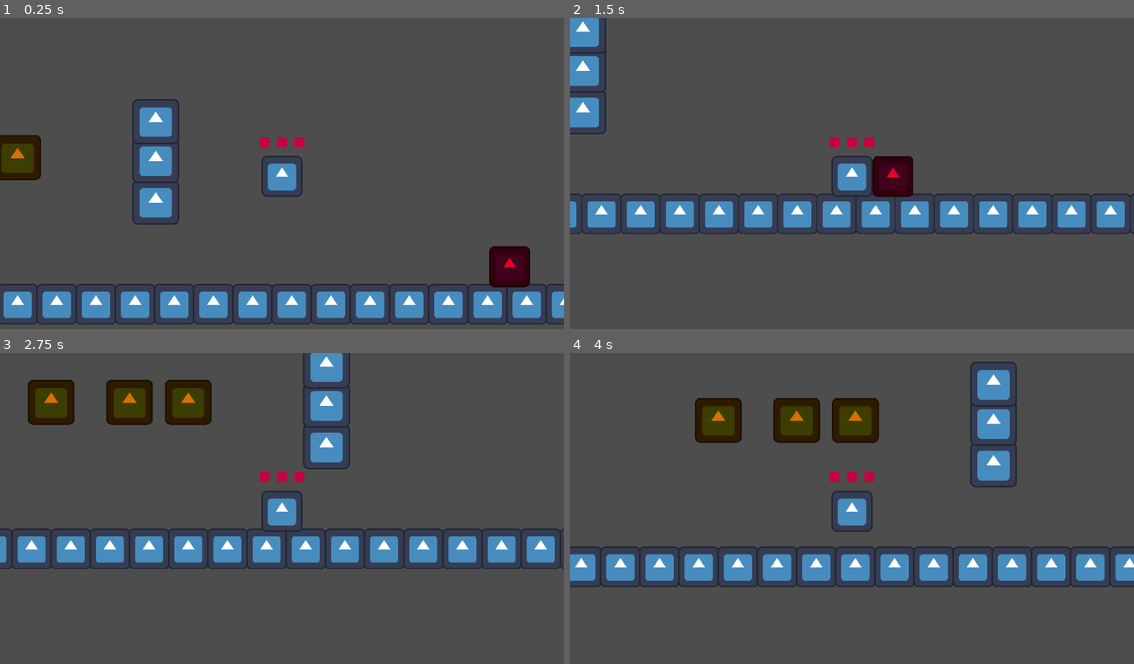
Above: before the commit, frames 1-4 (two rows, left to right).
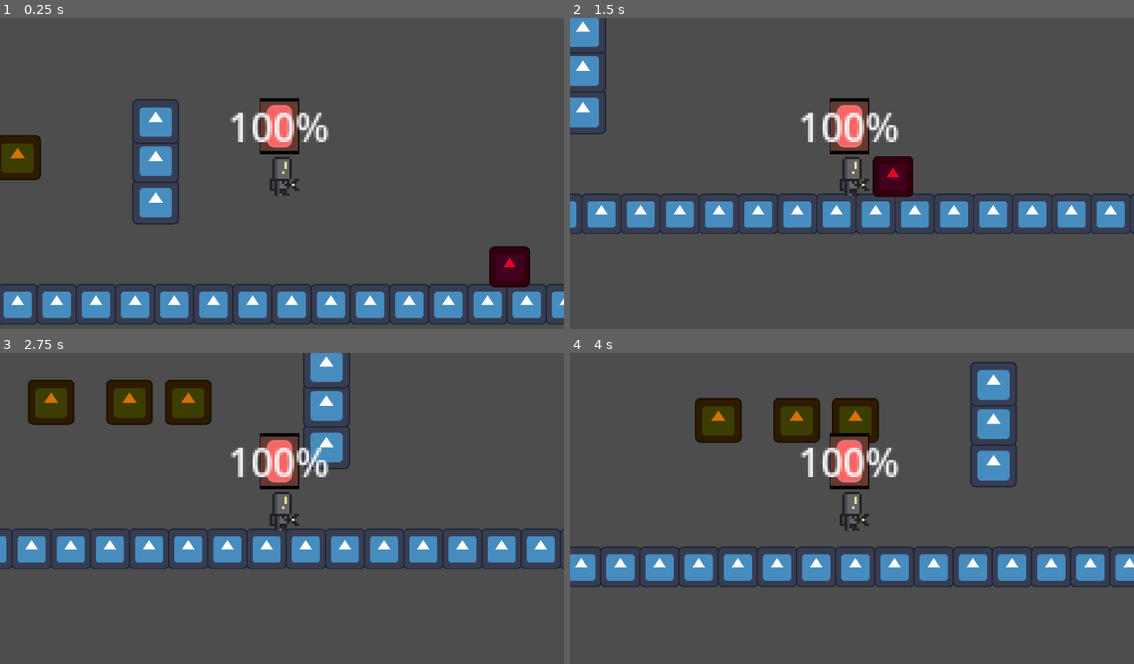
Above: after the commit, the same moments.

Repository: Dev-Karol1111/GMTK-2025
Game: Godot game, scene res://Scenes/TestScenes/test_ray.tscn
Same seed, same stepped clock (60 frames per second), same inputs: the game is played once before the commit and once after it. This scene is started directly instead of the project's main scene. The engine's default icon, where the game draws it, is replaced by a stand-in: a white triangle on a blue panel in a dark square.
Inputs (mouse positions are in pixels of both pictures, inside the frame that each line leads up to):
- Up to frame 1 (0.25 s): no input
- Up to frame 2 (1.5 s): move the mouse to (976, 161) at 0.52 s; hold D (move_right) from 0.53 s (still down); tap Shift (dash) at 0.6, 1.35 s; tap W (jump) at 0.77 s; move the mouse to (739, 192) at 1.27 s
- Up to frame 3 (2.75 s): tap W (jump) at 1.52 s; move the mouse to (338, 443) at 2.02 s; release D (move_right) at 2.03 s; hold A (move_left) from 2.03 s (still down); tap Shift (dash) at 2.1 s
- Up to frame 4 (4 s): move the mouse to (823, 573) at 2.77 s; release A (move_left) at 2.78 s; hold D (move_right) from 2.78 s (still down); tap Shift (dash) at 2.85, 3.6 s; tap W (jump) at 3.02, 3.77 s; move the mouse to (1021, 558) at 3.52 s

The runs differ from the first frame. In frame 1, 2.5% of the frame differs, in the area x 40-59%, y 25-58%; in frame 2, 2.5%; in frame 3, 2.5%; in frame 4, 2.5%.

Commit message:
tileset fixing wip

Diff:
--- a/Scenes/Entities/Characters/modular_player.tscn
+++ b/Scenes/Entities/Characters/modular_player.tscn
@@ -1,7 +1,8 @@
-[gd_scene load_steps=15 format=3 uid="uid://c8shnce8qcjg1"]
+[gd_scene load_steps=27 format=3 uid="uid://c8shnce8qcjg1"]
 
 [ext_resource type="Script" uid="uid://yiq1rsrqelkx" path="res://Scripts/Entities/Player/modular_player.gd" id="1_pasck"]
-[ext_resource type="Texture2D" uid="uid://13fn0dfbgkt5" path="res://icon.svg" id="1_um57e"]
+[ext_resource type="Texture2D" uid="uid://cw1mbu2oh2o3l" path="res://Assets/RobotCharacter1.png" id="2_fo4vm"]
+[ext_resource type="Texture2D" uid="uid://bnkb270dmo5yw" path="res://Assets/RobotCharacter1-Sheet.png" id="2_u2hr2"]
 [ext_resource type="PackedScene" uid="uid://dh0iwcla82oxe" path="res://Scenes/Components/gravity_component.tscn" id="3_pquip"]
 [ext_resource type="PackedScene" uid="uid://jeonx45uyjyx" path="res://Scenes/Components/input_component.tscn" id="4_004tn"]
 [ext_resource type="PackedScene" uid="uid://b5yt5rnkt12y" path="res://Scenes/Components/movement_component.tscn" id="5_tnlsu"]
@@ -11,6 +12,69 @@
 [ext_resource type="PackedScene" uid="uid://bn4i636inu13d" path="res://Scenes/Components/HealthComponent.tscn" id="9_db018"]
 [ext_resource type="PackedScene" uid="uid://bl1faxrpgk3n0" path="res://Scenes/Components/manipulate_component.tscn" id="10_db018"]
 [ext_resource type="Script" uid="uid://pi1011ph7atk" path="res://Scripts/Entities/Player/modular_health.gd" id="11_u2hr2"]
+[ext_resource type="Texture2D" uid="uid://daa03fcy2nq0v" path="res://Assets/healthbar_under.png" id="13_r3kud"]
+
+[sub_resource type="AtlasTexture" id="AtlasTexture_040dd"]
+atlas = ExtResource("2_fo4vm")
+region = Rect2(0, 0, 16, 16)
+
+[sub_resource type="AtlasTexture" id="AtlasTexture_fo4vm"]
+atlas = ExtResource("2_u2hr2")
+region = Rect2(0, 0, 16, 16)
+
+[sub_resource type="AtlasTexture" id="AtlasTexture_r3kud"]
+atlas = ExtResource("2_u2hr2")
+region = Rect2(16, 0, 16, 16)
+
+[sub_resource type="AtlasTexture" id="AtlasTexture_btw0w"]
+atlas = ExtResource("2_u2hr2")
+region = Rect2(32, 0, 16, 16)
+
+[sub_resource type="AtlasTexture" id="AtlasTexture_t0883"]
+atlas = ExtResource("2_u2hr2")
+region = Rect2(48, 0, 16, 16)
+
+[sub_resource type="AtlasTexture" id="AtlasTexture_702rj"]
+atlas = ExtResource("2_u2hr2")
+region = Rect2(64, 0, 16, 16)
+
+[sub_resource type="AtlasTexture" id="AtlasTexture_vlx3u"]
+atlas = ExtResource("2_u2hr2")
+region = Rect2(80, 0, 16, 16)
+
+[sub_resource type="SpriteFrames" id="SpriteFrames_040dd"]
+animations = [{
+"frames": [{
+"duration": 1.0,
+"texture": SubResource("AtlasTexture_040dd")
+}],
+"loop": true,
+"name": &"idle",
+"speed": 5.0
+}, {
+"frames": [{
+"duration": 1.0,
+"texture": SubResource("AtlasTexture_fo4vm")
+}, {
+"duration": 1.0,
+"texture": SubResource("AtlasTexture_r3kud")
+}, {
+"duration": 1.0,
+"texture": SubResource("AtlasTexture_btw0w")
+}, {
+"duration": 1.0,
+"texture": SubResource("AtlasTexture_t0883")
+}, {
+"duration": 1.0,
+"texture": SubResource("AtlasTexture_702rj")
+}, {
+"duration": 1.0,
+"texture": SubResource("AtlasTexture_vlx3u")
+}],
+"loop": true,
+"name": &"run",
+"speed": 5.0
+}]
 
 [sub_resource type="RectangleShape2D" id="RectangleShape2D_wjttw"]
 size = Vector2(16.5756, 16.6825)
@@ -20,6 +84,21 @@
 
 [sub_resource type="CircleShape2D" id="CircleShape2D_u2hr2"]
 radius = 63.6946
+
+[sub_resource type="StyleBoxTexture" id="StyleBoxTexture_btw0w"]
+texture = ExtResource("13_r3kud")
+
+[sub_resource type="StyleBoxFlat" id="StyleBoxFlat_t0883"]
+bg_color = Color(0.974708, 0.397711, 0.399204, 1)
+border_width_left = 3
+border_width_top = 3
+border_width_right = 3
+border_width_bottom = 3
+border_color = Color(0.8, 0.8, 0.8, 0)
+corner_radius_top_left = 5
+corner_radius_top_right = 5
+corner_radius_bottom_right = 5
+corner_radius_bottom_left = 5
 
 [node name="ModularPlayer" type="CharacterBody2D" node_paths=PackedStringArray("gravity_component", "input_component", "movement_component", "jump_component", "dash_component", "rigidbody_component", "manipulate_component", "health_component")]
 script = ExtResource("1_pasck")
@@ -32,9 +111,11 @@
 manipulate_component = NodePath("ManipulateComponent")
 health_component = NodePath("HealthComponent")
 
-[node name="Sprite2D" type="Sprite2D" parent="."]
-scale = Vector2(0.13, 0.13)
-texture = ExtResource("1_um57e")
+[node name="Sprite2D" type="AnimatedSprite2D" parent="."]
+position = Vector2(-4.76837e-07, -4.76837e-07)
+scale = Vector2(1, 1)
+sprite_frames = SubResource("SpriteFrames_040dd")
+animation = &"idle"
 
 [node name="CollisionShape2D" type="CollisionShape2D" parent="."]
 position = Vector2(0.000237465, 0.0233169)
@@ -76,39 +157,34 @@
 
 [node name="ManipulateComponent" parent="." instance=ExtResource("10_db018")]
 
-[node name="HBoxContainer" type="HBoxContainer" parent="." node_paths=PackedStringArray("h1", "h2", "h3")]
-anchors_preset = 7
+[node name="ProgressBar" type="ProgressBar" parent="."]
+offset_left = -9.0
+offset_top = -32.0
+offset_right = 7.0
+offset_bottom = -9.0
+size_flags_vertical = 4
+theme_override_styles/background = SubResource("StyleBoxTexture_btw0w")
+theme_override_styles/fill = SubResource("StyleBoxFlat_t0883")
+step = 1.0
+value = 100.0
+
+[node name="HBoxContainer" type="AspectRatioContainer" parent="." node_paths=PackedStringArray("h1", "h2", "h3")]
+anchors_preset = 8
 anchor_left = 0.5
-anchor_top = 1.0
+anchor_top = 0.5
 anchor_right = 0.5
-anchor_bottom = 1.0
+anchor_bottom = 0.5
 offset_left = -9.0
-offset_top = -16.0
-offset_right = 9.0
-offset_bottom = -12.0
+offset_top = -32.0
+offset_right = 7.0
+offset_bottom = -9.0
 grow_horizontal = 2
-grow_vertical = 0
-theme_override_constants/separation = 3
-alignment = 1
+grow_vertical = 2
+size_flags_horizontal = 4
 script = ExtResource("11_u2hr2")
-h1 = NodePath("h1")
-h2 = NodePath("h2")
-h3 = NodePath("h3")
-
-[node name="h1" type="ColorRect" parent="HBoxContainer"]
-layout_mode = 2
-size_flags_horizontal = 3
-color = Color(0.782728, 0, 0.246049, 1)
-
-[node name="h2" type="ColorRect" parent="HBoxContainer"]
-layout_mode = 2
-size_flags_horizontal = 3
-color = Color(0.784314, 0, 0.247059, 1)
-
-[node name="h3" type="ColorRect" parent="HBoxContainer"]
-layout_mode = 2
-size_flags_horizontal = 3
-color = Color(0.784314, 0, 0.247059, 1)
+h1 = NodePath("")
+h2 = NodePath("")
+h3 = NodePath("")
 
 [connection signal="body_entered" from="DashArea2D" to="DashComponent" method="_on_area_entered"]
 [connection signal="body_entered" from="ObjectManipulationArea2D" to="ManipulateComponent" method="_on_area_entered"]
--- a/Scenes/level.tscn
+++ b/Scenes/level.tscn
@@ -12,47 +12,151 @@
 [sub_resource type="TileSetAtlasSource" id="TileSetAtlasSource_ha31o"]
 texture = ExtResource("10_qxfql")
 0:0/0 = 0
+0:0/0/terrain_set = 0
+0:0/0/terrain = 0
 0:0/0/physics_layer_0/polygon_0/points = PackedVector2Array(-8, -8, 8, -8, 8, 8, -8, 8)
+0:0/0/terrains_peering_bit/right_side = 0
+0:0/0/terrains_peering_bit/bottom_right_corner = 0
+0:0/0/terrains_peering_bit/bottom_side = 0
 1:0/0 = 0
+1:0/0/terrain_set = 0
+1:0/0/terrain = 0
 1:0/0/physics_layer_0/polygon_0/points = PackedVector2Array(-8, -8, 8, -8, 8, 8, -8, 8)
+1:0/0/terrains_peering_bit/right_side = 0
+1:0/0/terrains_peering_bit/bottom_right_corner = 0
+1:0/0/terrains_peering_bit/bottom_side = 0
+1:0/0/terrains_peering_bit/bottom_left_corner = 0
+1:0/0/terrains_peering_bit/left_side = 0
 2:0/0 = 0
+2:0/0/terrain_set = 0
+2:0/0/terrain = 0
 2:0/0/physics_layer_0/polygon_0/points = PackedVector2Array(-8, -8, 8, -8, 8, 8, -8, 8)
+2:0/0/terrains_peering_bit/bottom_side = 0
+2:0/0/terrains_peering_bit/bottom_left_corner = 0
+2:0/0/terrains_peering_bit/left_side = 0
 0:1/0 = 0
+0:1/0/terrain_set = 0
+0:1/0/terrain = 0
 0:1/0/physics_layer_0/polygon_0/points = PackedVector2Array(-8, -8, 8, -8, 8, 8, -8, 8)
+0:1/0/terrains_peering_bit/right_side = 0
+0:1/0/terrains_peering_bit/bottom_right_corner = 0
+0:1/0/terrains_peering_bit/bottom_side = 0
+0:1/0/terrains_peering_bit/top_side = 0
+0:1/0/terrains_peering_bit/top_right_corner = 0
 1:1/0 = 0
+1:1/0/terrain_set = 0
+1:1/0/terrain = 0
 1:1/0/physics_layer_0/polygon_0/points = PackedVector2Array(-8, -8, 8, -8, 8, 8, -8, 8)
+1:1/0/terrains_peering_bit/right_side = 0
+1:1/0/terrains_peering_bit/bottom_right_corner = 0
+1:1/0/terrains_peering_bit/bottom_side = 0
+1:1/0/terrains_peering_bit/bottom_left_corner = 0
+1:1/0/terrains_peering_bit/left_side = 0
+1:1/0/terrains_peering_bit/top_left_corner = 0
+1:1/0/terrains_peering_bit/top_side = 0
+1:1/0/terrains_peering_bit/top_right_corner = 0
 2:1/0 = 0
+2:1/0/terrain_set = 0
+2:1/0/terrain = 0
 2:1/0/physics_layer_0/polygon_0/points = PackedVector2Array(-8, -8, 8, -8, 8, 8, -8, 8)
+2:1/0/terrains_peering_bit/bottom_side = 0
+2:1/0/terrains_peering_bit/bottom_left_corner = 0
+2:1/0/terrains_peering_bit/left_side = 0
+2:1/0/terrains_peering_bit/top_left_corner = 0
+2:1/0/terrains_peering_bit/top_side = 0
 0:2/0 = 0
+0:2/0/terrain_set = 0
+0:2/0/terrain = 0
 0:2/0/physics_layer_0/polygon_0/points = PackedVector2Array(-8, -8, 8, -8, 8, 8, -8, 8)
+0:2/0/terrains_peering_bit/right_side = 0
+0:2/0/terrains_peering_bit/top_side = 0
+0:2/0/terrains_peering_bit/top_right_corner = 0
 1:2/0 = 0
+1:2/0/terrain_set = 0
+1:2/0/terrain = 0
 1:2/0/physics_layer_0/polygon_0/points = PackedVector2Array(-8, -8, 8, -8, 8, 8, -8, 8)
+1:2/0/terrains_peering_bit/right_side = 0
+1:2/0/terrains_peering_bit/left_side = 0
+1:2/0/terrains_peering_bit/top_left_corner = 0
+1:2/0/terrains_peering_bit/top_side = 0
+1:2/0/terrains_peering_bit/top_right_corner = 0
 2:2/0 = 0
+2:2/0/terrain_set = 0
+2:2/0/terrain = 0
 2:2/0/physics_layer_0/polygon_0/points = PackedVector2Array(-8, -8, 8, -8, 8, 8, -8, 8)
+2:2/0/terrains_peering_bit/left_side = 0
+2:2/0/terrains_peering_bit/top_left_corner = 0
+2:2/0/terrains_peering_bit/top_side = 0
 0:3/0 = 0
+0:3/0/terrain_set = 0
+0:3/0/terrain = 1
 0:3/0/physics_layer_0/polygon_0/points = PackedVector2Array(-4.13675, -8, 4.85619, -8, 4.85619, 8, -4.31661, 8)
+0:3/0/terrains_peering_bit/top_side = 1
 1:3/0 = 0
+1:3/0/terrain_set = 0
+1:3/0/terrain = 1
 1:3/0/physics_layer_0/polygon_0/points = PackedVector2Array(-4.13675, -8, 4.85619, -8, 4.85619, 8, -4.31661, 8)
+1:3/0/terrains_peering_bit/bottom_side = 1
 2:3/0 = 0
+2:3/0/terrain_set = 0
+2:3/0/terrain = 1
 2:3/0/physics_layer_0/polygon_0/points = PackedVector2Array(-8, -3.59717, 8, -3.77703, 8, 4.85619, -8, 4.85619)
+2:3/0/terrains_peering_bit/right_side = 1
+2:3/0/terrains_peering_bit/left_side = 1
 3:3/0 = 0
+3:3/0/terrain_set = 0
+3:3/0/terrain = 1
 3:3/0/physics_layer_0/polygon_0/points = PackedVector2Array(-4.13675, -8, 4.85619, -8, 4.85619, 8, -4.31661, 8)
+3:3/0/terrains_peering_bit/bottom_side = 1
+3:3/0/terrains_peering_bit/top_side = 1
 4:3/0 = 0
+4:3/0/terrain_set = 0
+4:3/0/terrain = 1
 4:3/0/physics_layer_0/polygon_0/points = PackedVector2Array(-8, -8, 8, -8, 8, 8, -8, 8)
+4:3/0/terrains_peering_bit/right_side = 1
+4:3/0/terrains_peering_bit/bottom_side = 1
 5:3/0 = 0
+5:3/0/terrain_set = 0
+5:3/0/terrain = 1
 5:3/0/physics_layer_0/polygon_0/points = PackedVector2Array(-8, -8, 8, -8, 8, 8, -8, 8)
+5:3/0/terrains_peering_bit/bottom_side = 1
+5:3/0/terrains_peering_bit/left_side = 1
 0:4/0 = 0
+0:4/0/terrain_set = 0
+0:4/0/terrain = 1
 0:4/0/physics_layer_0/polygon_0/points = PackedVector2Array(-8, -3.59717, 8, -3.77703, 8, 4.85619, -8, 4.85619)
+0:4/0/terrains_peering_bit/right_side = 1
 1:4/0 = 0
+1:4/0/terrain_set = 0
+1:4/0/terrain = 1
 1:4/0/physics_layer_0/polygon_0/points = PackedVector2Array(-8, -3.59717, 8, -3.77703, 8, 4.85619, -8, 4.85619)
+1:4/0/terrains_peering_bit/left_side = 1
 2:4/0 = 0
+2:4/0/terrain_set = 0
+2:4/0/terrain = 1
 2:4/0/physics_layer_0/polygon_0/points = PackedVector2Array(-8, -3.59717, 8, -3.77703, 8, 4.85619, 4.67633, 8, -3.0576, 8, -8, 4.85619)
+2:4/0/terrains_peering_bit/right_side = 1
+2:4/0/terrains_peering_bit/bottom_side = 1
+2:4/0/terrains_peering_bit/left_side = 1
 3:4/0 = 0
+3:4/0/terrain_set = 0
+3:4/0/terrain = 1
 3:4/0/physics_layer_0/polygon_0/points = PackedVector2Array(-4.13675, -8, 4.85619, -8, 8, -3.23746, 8, 5.03605, 4.85619, 8, -4.31661, 8)
+3:4/0/terrains_peering_bit/right_side = 1
+3:4/0/terrains_peering_bit/bottom_side = 1
+3:4/0/terrains_peering_bit/top_side = 1
 4:4/0 = 0
+4:4/0/terrain_set = 0
+4:4/0/terrain = 1
 4:4/0/physics_layer_0/polygon_0/points = PackedVector2Array(-8, -8, 8, -8, 8, 8, -8, 8)
+4:4/0/terrains_peering_bit/right_side = 1
+4:4/0/terrains_peering_bit/top_side = 1
 5:4/0 = 0
+5:4/0/terrain_set = 0
+5:4/0/terrain = 1
 5:4/0/physics_layer_0/polygon_0/points = PackedVector2Array(-8, -8, 8, -8, 8, 8, -8, 8)
+5:4/0/terrains_peering_bit/left_side = 1
+5:4/0/terrains_peering_bit/top_side = 1
 0:5/0 = 0
 0:5/0/physics_layer_0/polygon_0/points = PackedVector2Array(-8, -8, 8, -8, 8, 0.539577, -8, 0.539577)
 1:5/0 = 0
@@ -63,27 +167,55 @@
 1:6/0/physics_layer_0/polygon_0/points = PackedVector2Array(-8, 3.23746, 8, 3.41732, 8, 8, -8, 8)
 2:6/0 = 0
 3:0/0 = 0
+3:0/0/terrain_set = 0
+3:0/0/terrain = 0
 3:0/0/physics_layer_0/polygon_0/points = PackedVector2Array(-8, -8, 8, -8, 8, 8, -8, 8)
+3:0/0/terrains_peering_bit/right_side = 0
 4:0/0 = 0
+4:0/0/terrain_set = 0
+4:0/0/terrain = 0
 4:0/0/physics_layer_0/polygon_0/points = PackedVector2Array(-8, -8, 8, -8, 8, 8, -8, 8)
+4:0/0/terrains_peering_bit/right_side = 0
+4:0/0/terrains_peering_bit/left_side = 0
 5:0/0 = 0
+5:0/0/terrain_set = 0
+5:0/0/terrain = 0
 5:0/0/physics_layer_0/polygon_0/points = PackedVector2Array(-8, -8, 8, -8, 8, 8, -8, 8)
+5:0/0/terrains_peering_bit/left_side = 0
 6:0/0 = 0
+6:0/0/terrain_set = 0
+6:0/0/terrain = 0
 6:0/0/physics_layer_0/polygon_0/points = PackedVector2Array(-8, -8, 8, -8, 8, 8, -8, 8)
+6:0/0/terrains_peering_bit/bottom_side = 0
 6:1/0 = 0
+6:1/0/terrain_set = 0
+6:1/0/terrain = 0
 6:1/0/physics_layer_0/polygon_0/points = PackedVector2Array(-8, -8, 8, -8, 8, 8, -8, 8)
+6:1/0/terrains_peering_bit/bottom_side = 0
+6:1/0/terrains_peering_bit/top_side = 0
 6:2/0 = 0
+6:2/0/terrain_set = 0
+6:2/0/terrain = 0
 6:2/0/physics_layer_0/polygon_0/points = PackedVector2Array(-8, -8, 8, -8, 8, 8, -8, 8)
-3:6/next_alternative_id = 3
+6:2/0/terrains_peering_bit/top_side = 0
+3:6/next_alternative_id = 6
 3:6/0 = 0
+3:6/0/terrain_set = 0
+3:6/0/terrains_peering_bit/bottom_right_corner = 2
 3:6/1 = 1
 3:6/1/flip_h = true
 4:6/next_alternative_id = 2
 4:6/0 = 0
+4:6/0/terrain_set = 0
+4:6/0/terrains_peering_bit/bottom_right_corner = 2
+4:6/0/terrains_peering_bit/bottom_side = 2
+4:6/0/terrains_peering_bit/bottom_left_corner = 2
 4:6/1 = 1
 4:6/1/flip_h = true
 5:6/next_alternative_id = 2
 5:6/0 = 0
+5:6/0/terrain_set = 0
+5:6/0/terrains_peering_bit/bottom_left_corner = 2
 5:6/1 = 1
 5:6/1/flip_h = true
 3:1/0 = 0
@@ -95,9 +227,26 @@
 7:1/0 = 0
 7:1/0/physics_layer_0/polygon_0/points = PackedVector2Array(-8, -8, 8, -8, 8, 8, -8, 8)
 7:0/0 = 0
+6:4/0 = 0
+7:4/0 = 0
+7:4/0/terrain_set = 0
+7:4/0/terrain = 2
+7:4/0/terrains_peering_bit/bottom_side = 2
+4:7/0 = 0
+4:7/0/terrain_set = 0
+4:7/0/terrain = 2
+4:7/0/terrains_peering_bit/bottom_side = 2
+4:7/0/terrains_peering_bit/top_side = 2
 
 [sub_resource type="TileSet" id="TileSet_oqgf2"]
 physics_layer_0/collision_layer = 1
+terrain_set_0/mode = 0
+terrain_set_0/terrain_0/name = "Terrain"
+terrain_set_0/terrain_0/color = Color(0.565246, 0.673104, 0.989865, 1)
+terrain_set_0/terrain_1/name = "Pipes"
+terrain_set_0/terrain_1/color = Color(0.640011, 0.436799, 0.960167, 1)
+terrain_set_0/terrain_2/name = "Background"
+terrain_set_0/terrain_2/color = Color(0.46875, 0.5, 0.25, 1)
 sources/2 = SubResource("TileSetAtlasSource_ha31o")
 
 [sub_resource type="TileSetAtlasSource" id="TileSetAtlasSource_pa6b8"]
@@ -218,7 +367,7 @@
 
 [node name="Main" type="Node2D"]
 
-[node name="destructible_block" parent="." groups=["Destructible"] instance=ExtResource("5_wqkje")]
+[node name="destructible_block" parent="." instance=ExtResource("5_wqkje")]
 position = Vector2(176, 238)
 
 [node name="destructible_block" parent="destructible_block" instance=ExtResource("5_wqkje")]
